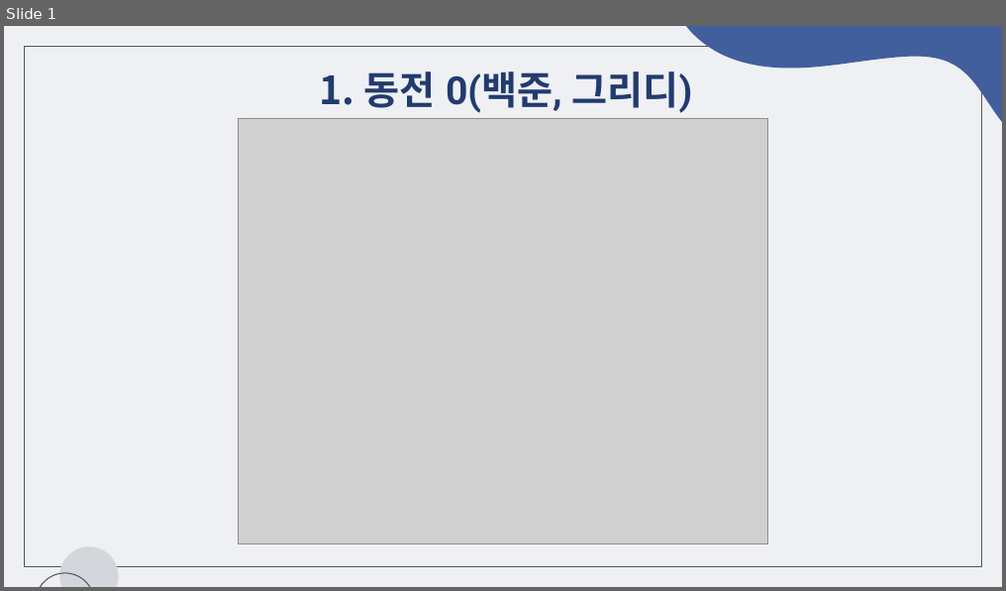
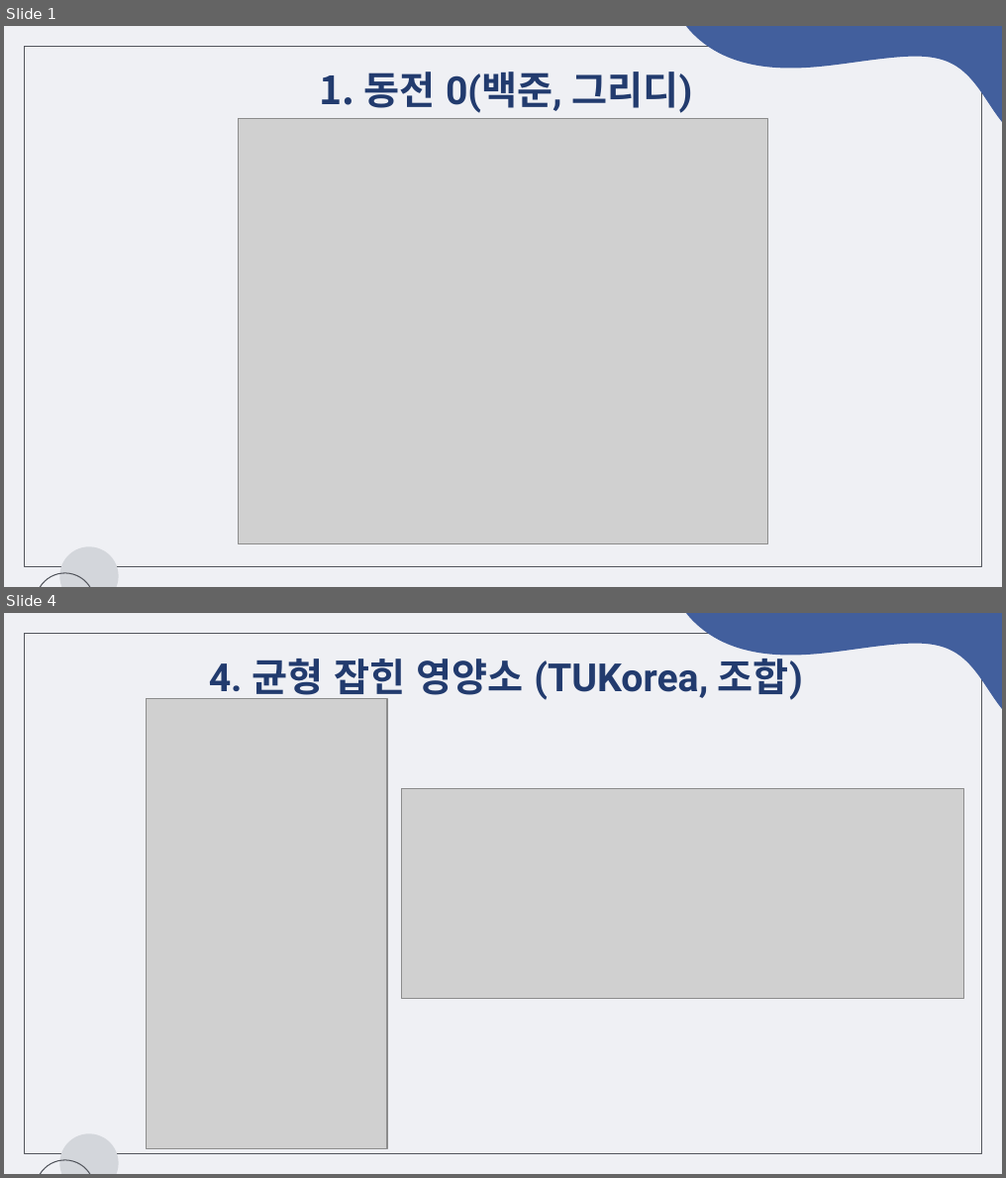
Before and after one commit to chaeeun-dev/CodingTest, a slide deck: 문제해결프로그래밍_숙제/제출용/숙제2_2022182035.pptx. Shown one above the other, each under a label of ours: slide 1 before the commit, slides 1 and 4 after it; the slides between them are not shown. The pictures are 1006x591 and 1006x1178 pixels, drawn with LibreOffice and Linux fonts; fonts in the diff are those of the drawing; grey boxes stand for pictures. Boxes give left, top, right and bottom in pixels: in the first picture for what was removed or moved away, otherwise in the second. Text is boxed around its words. In the diff, an @@ line names an element or a change of style, - is before the commit and + after.

```diff
--- a/문제해결프로그래밍_숙제/제출용/숙제2_2022182035.pptx
+++ b/문제해결프로그래밍_숙제/제출용/숙제2_2022182035.pptx
@@ slide 4 added at bbox=[4, 613, 1002, 1174], background #EFF0F4; not listed: 4 template elements that a slide beside it also shows @@
@@ title added at bbox=[209, 652, 803, 702], 28 pt, text #223B6E, bold @@
+4. 균형 잡힌 영양소 (TUKorea, 조합)
@@ picture added at bbox=[146, 699, 387, 1149] @@
@@ picture added at bbox=[402, 788, 964, 999] @@
```
Also in this commit, not shown: 2 slides changed, 1 other slide added, 2 slides removed, 5 other files.
